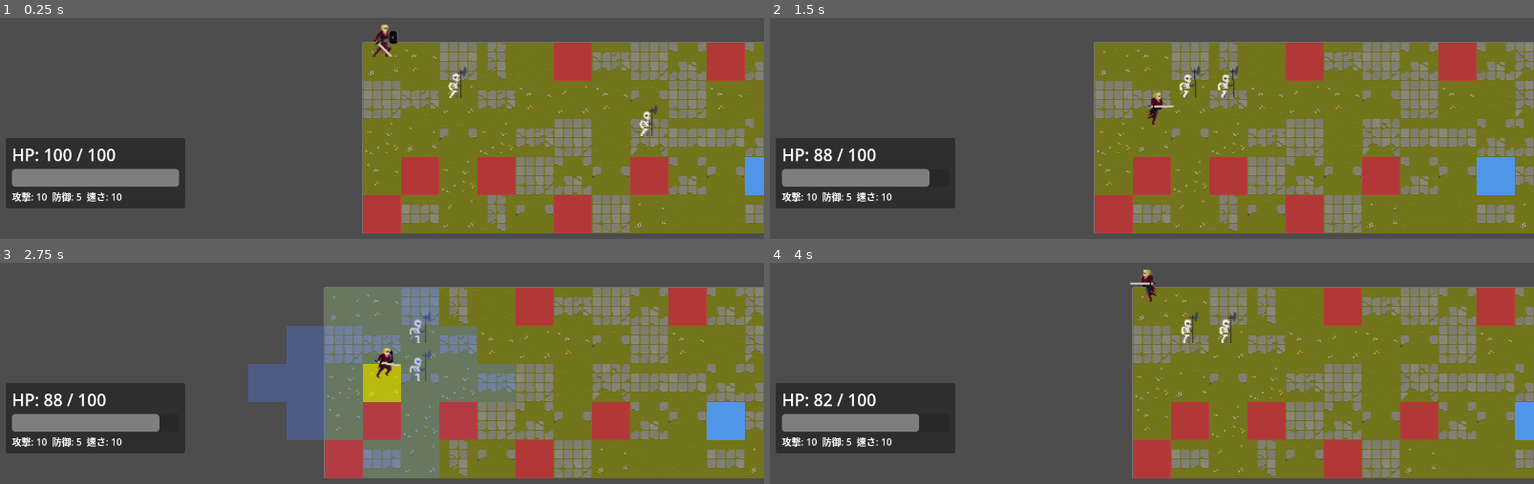
Above: before the commit, frames 1-4 (two rows, left to right).
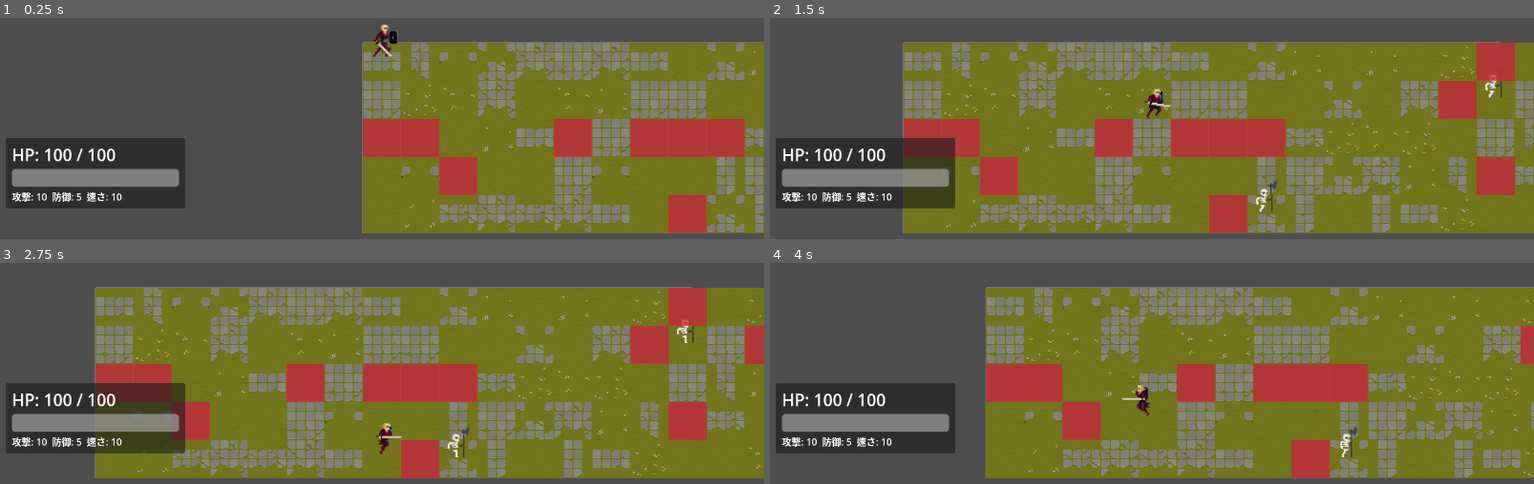
Above: after the commit, the same moments.

Repository: himanushi/godot-test
Game: Godot game, scene res://main.tscn
Two runs of this game, one before a commit and one after it. Both use one fixed random seed, a clock stepped at 60 frames per second and the inputs below.
Inputs:
- Up to frame 1 (0.25 s): no input
- Up to frame 2 (1.5 s): tap Enter (ui_accept) at 0.5, 0.77 s; hold Right (ui_right) 0.53-1.28 s; tap M (cast_magic) at 0.6 s; hold Down (ui_down) from 1.28 s (still down); tap Z (wait_turn) at 1.35 s
- Up to frame 3 (2.75 s): tap Enter (ui_accept) at 1.52 s; release Down (ui_down) at 2.03 s; hold Right (ui_right) from 2.03 s (still down); tap M (cast_magic) at 2.1 s
- Up to frame 4 (4 s): tap Enter (ui_accept) at 2.75, 3.02, 3.77 s; release Right (ui_right) at 2.78 s; hold Up (ui_up) 2.78-3.53 s; tap Z (wait_turn) at 2.85 s; hold Left (ui_left) from 3.53 s (still down); tap M (cast_magic) at 3.6 s

The runs differ from the first frame. In frame 1, 24% of the frame differs, in the area x 47-100%, y 11-98%; in frame 2, 49%; in frame 3, 55%, in the area x 5-100%, y 10-98%; in frame 4, 44%.

Commit message:
fix: field.gd

Diff:
--- a/srpg/field.gd
+++ b/srpg/field.gd
@@ -15,9 +15,17 @@
 var loaded_chunks = {}  # チャンクの辞書 {chunk_id: true}
 var rightmost_chunk = -1  # 最も右のチャンクID
 var previous_tiles = []  # 前の列のタイル情報
+var world_seed = 0  # ワールドシード値
+var rng = RandomNumberGenerator.new()  # 専用RNG
 
 func _ready():
 	add_to_group("field")
+
+	# シード値設定(固定値または現在時刻)
+	world_seed = 12345  # ここを変えると別のマップになる
+	rng.seed = world_seed
+	print("ワールドシード: ", world_seed)
+
 	# 初期タイル情報(最初の列は全部タイル)
 	for y in range(GRID_DEPTH):
 		previous_tiles.append(true)
@@ -81,8 +89,8 @@
 	"""指定範囲に店を配置(10マスごとに20%の確率)"""
 	var first_shop_x = ceili(start_x / 10.0) * 10
 	for x in range(first_shop_x, end_x, 10):
-		if randf() < 0.2:  # 20%の確率で店
-			var shop_y = randi_range(0, GRID_DEPTH - 1)
+		if rng.randf() < 0.2:  # 20%の確率で店
+			var shop_y = rng.randi_range(0, GRID_DEPTH - 1)
 			var cell_id = ground_layer.get_cell_source_id(Vector2i(x, shop_y))
 			if cell_id != -1:
 				shop_positions.append(Vector2i(x, shop_y))
@@ -90,10 +98,10 @@
 
 func spawn_enemies_in_range(start_x: int, end_x: int):
 	"""指定範囲に敵を配置(チャンクあたり2~4体)"""
-	var enemy_count = randi_range(2, 4)
+	var enemy_count = rng.randi_range(2, 4)
 	for i in range(enemy_count):
-		var enemy_x = randi_range(start_x, end_x - 1)
-		var enemy_y = randi_range(0, GRID_DEPTH - 1)
+		var enemy_x = rng.randi_range(start_x, end_x - 1)
+		var enemy_y = rng.randi_range(0, GRID_DEPTH - 1)
 
 		var cell_id = ground_layer.get_cell_source_id(Vector2i(enemy_x, enemy_y))
 		if cell_id == -1:
@@ -122,7 +130,7 @@
 
 		# 各マスでタイル配置判定
 		for y in range(GRID_DEPTH):
-			if randf() < 0.15:  # 15%の確率で穴
+			if rng.randf() < 0.15:  # 15%の確率で穴
 				tiles_to_place.append(false)
 			else:
 				tiles_to_place.append(true)
@@ -142,15 +150,15 @@
 					valid_positions.append(y)
 
 			if valid_positions.size() > 0:
-				var connect_y = valid_positions[randi() % valid_positions.size()]
+				var connect_y = valid_positions[rng.randi() % valid_positions.size()]
 				tiles_to_place[connect_y] = true
 
 		# タイルを配置
 		for y in range(GRID_DEPTH):
 			if tiles_to_place[y]:
 				# ランダムなタイル座標を選択(4x4のタイルセットから)
-				var tile_x = randi_range(0, 3)
-				var tile_y = randi_range(0, 3)
+				var tile_x = rng.randi_range(0, 3)
+				var tile_y = rng.randi_range(0, 3)
 				ground_layer.set_cell(Vector2i(x, y), 0, Vector2i(tile_x, tile_y))
 			else:
 				# 穴の位置を記録して、オーバーレイに赤タイル配置
